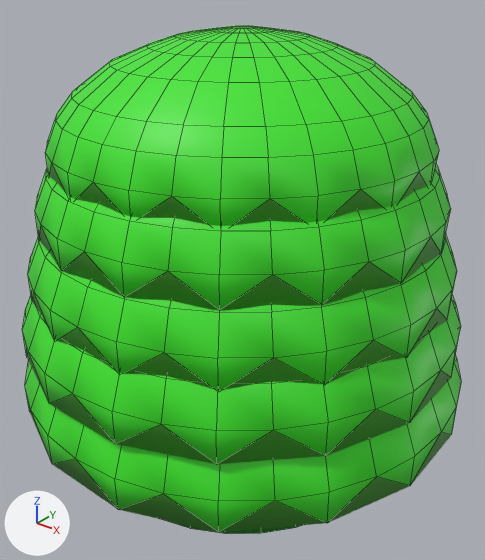
An edit to the Blender file RBDCivilization/Assets/Models/Landscape/ArbustoColor1.blend, drawn before and after from the same camera.
Rendered twice from a camera (50 mm lens) standing at (2.33, -2.98, 1.67) and looking at (0.05, -0.13, -0.1). Lighting does not change. The marker at lower left points along +X, +Y and +Z. Mesh edges are drawn as thin lines.
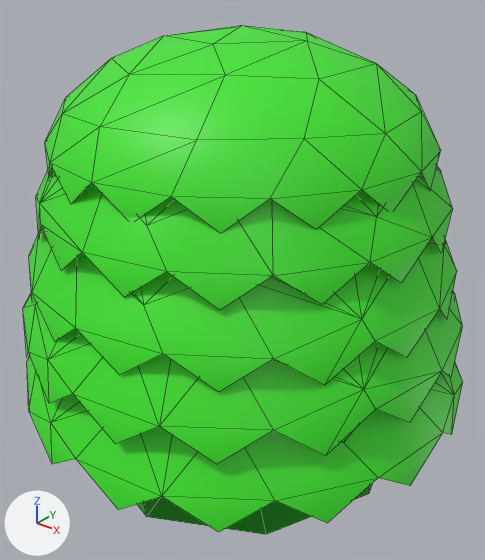
Edits to the bpy script that builds the scene:
```text
Change me_cylinder:
    used by ob_cylinder_003; location = (0.0, -0.08, -0.192)
    verts and faces of me_cylinder; kept vertices keep their numbers, new ones are numbered from 784
    before: 0 (0.0, 1.0, -1.0), 2 (0.2, 0.98, -1.0), 4 (0.38, 0.92, -1.0), 6 (0.56, 0.83, -1.0), 8 (0.71, 0.71, -1.0)
    before: 10 (0.83, 0.56, -1.0), 12 (0.92, 0.38, -1.0), 14 (0.98, 0.2, -1.0), 16 (1.0, 0.0, -1.0), 18 (0.98, -0.2, -1.0)
    before: 20 (0.92, -0.38, -1.0), 22 (0.83, -0.56, -1.0) at pixel (295, 527), 24 (0.71, -0.71, -1.0) at pixel (261, 533), 26 (0.56, -0.83, -1.0) at pixel (225, 533), 28 (0.38, -0.92, -1.0) at pixel (190, 528)
    before: 30 (0.2, -0.98, -1.0) at pixel (159, 518), 32 (0.0, -1.0, -1.0), 34 (-0.2, -0.98, -1.0), 36 (-0.38, -0.92, -1.0), 38 (-0.56, -0.83, -1.0)
    before: 40 (-0.71, -0.71, -1.0), 42 (-0.83, -0.56, -1.0), 44 (-0.92, -0.38, -1.0), 46 (-0.98, -0.2, -1.0), 48 (-1.0, 0.0, -1.0)
    before: 50 (-0.98, 0.2, -1.0), 52 (-0.92, 0.38, -1.0), 54 (-0.83, 0.56, -1.0), 56 (-0.71, 0.71, -1.0), 58 (-0.56, 0.83, -1.0)
    before: 60 (-0.38, 0.92, -1.0), 62 (-0.2, 0.98, -1.0)
    remove me_cylinder.from_pydata(...)  # 784 vertices, 684 faces; spans x -1.36..1.36, y -1.34..1.37, z -1.0..1.52
    add me_cylinder.from_pydata(...)  # 784 vertices, 673 faces; spans x -1.36..1.36, y -1.34..1.37, z -1.0..1.52
    me_cylinder part 1
    add delete_faces([(0, 2, 4, 6, 8, 10, 12, 14, 16, 18, 20, 22, 24, 26, 28, 30, 32, 34, 36, 38, 40, 42, 44, 46, 48, 50, 52, 54, 56, 58, 60, 62)])
    me_cylinder part 2
    10 faces are deleted
    remove me_cylinder.materials.append(mat_material_001)  # green #41972b
Change ob_cylinder_003:
    add _m = ob_cylinder_003.modifiers.new('Decimate', 'DECIMATE')
    add _m.ratio = 0.349
```

What differs and where, as boxes [x1, y1, x2, y2] in the pictures (485 x 560 px):
'Cylinder.003', reshaped, modifiers changed: before [22, 26, 461, 534]; after [23, 25, 463, 535]
part 2 of me_cylinder, deleted (green): before [27, 164, 451, 532]
